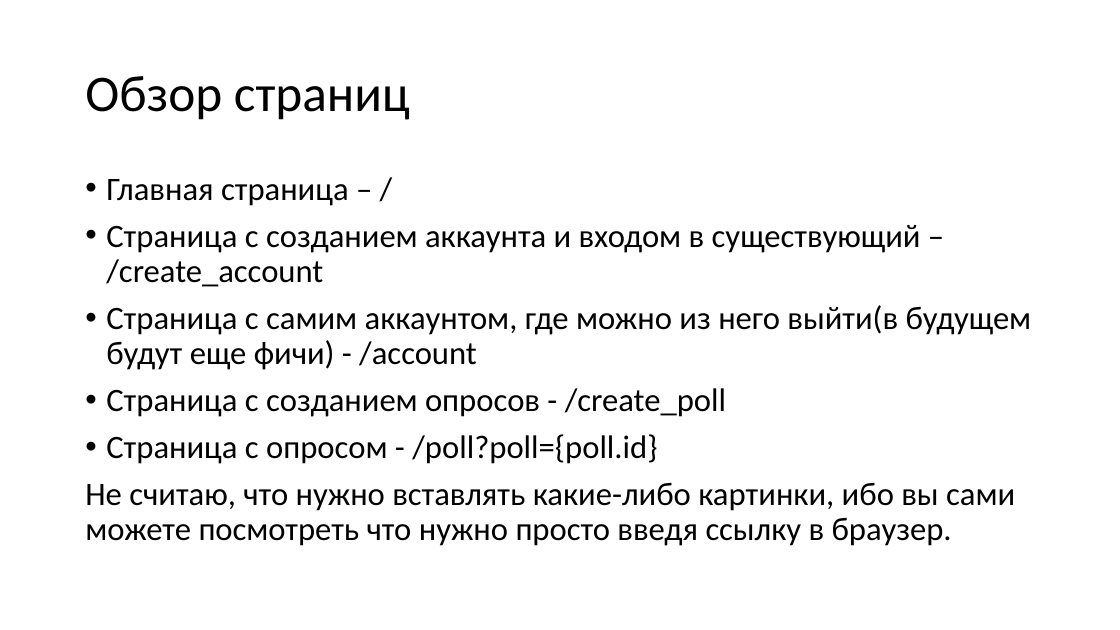
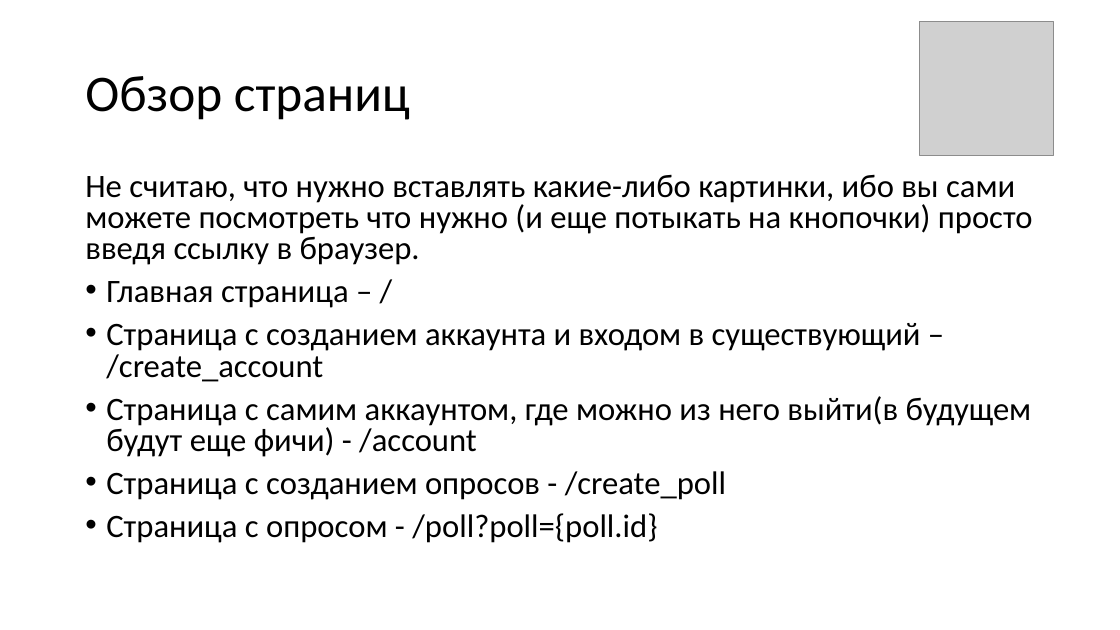
Before and after one commit to aNOOBisTheGod/MegaPolls, a slide deck: slide 5 of MegaPolls.pptx. Drawn at 1120x630 pixels with LibreOffice and Linux fonts; fonts in the diff are those of the drawing; grey boxes stand for pictures. Boxes give left, top, right and bottom in pixels: in the first picture for what was removed or moved away, otherwise in the second. Text is boxed around its words. In the diff, an @@ line names an element or a change of style, - is before the commit and + after.

```diff
--- a/MegaPolls.pptx
+++ b/MegaPolls.pptx
@@ picture added at (919,21,1054,155) @@
@@ text at (85,174,1033,265): paragraph added @@
+Не считаю, что нужно вставлять какие-либо картинки, ибо вы сами можете посмотреть что нужно (и еще потыкать на кнопочки) просто введя ссылку в браузер.
@@ text at (106,281,1032,543): line spacing 0.9 to 0.8 @@
@@ text at (85,482,1015,546): paragraph removed @@
-Не считаю, что нужно вставлять какие-либо картинки, ибо вы сами можете посмотреть что нужно просто введя ссылку в браузер.
```
Also in this commit, not shown: 5 other slides changed, 13 other files.
